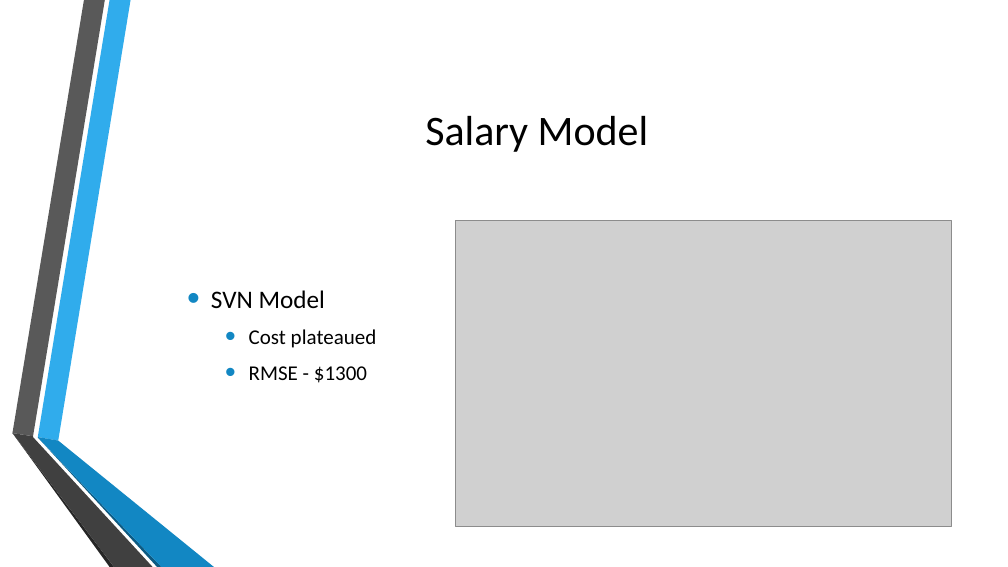
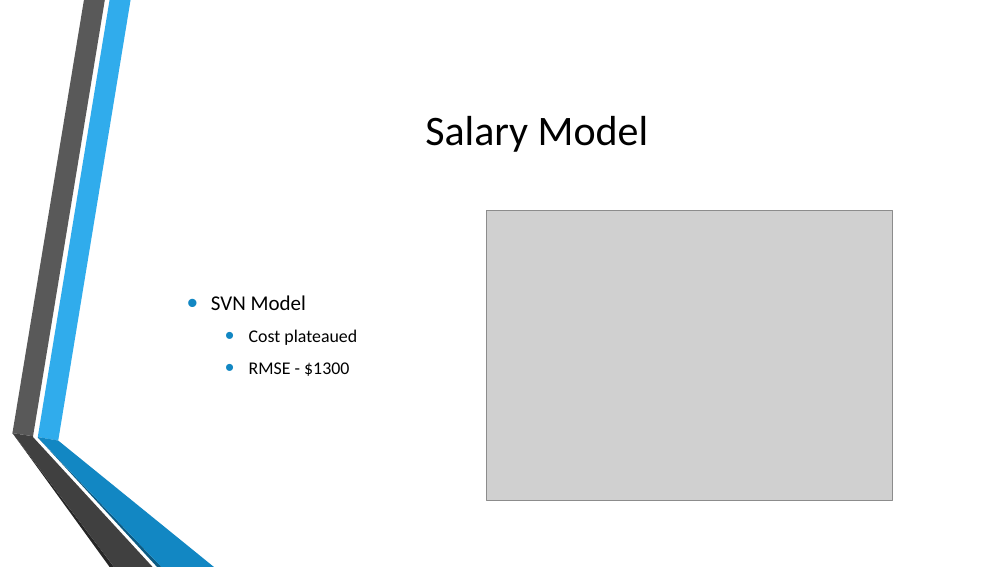
Before and after one commit to jherbaugh/CaseStudy2DDS, a slide deck: slide 14 of DDS Analytics Presentation.pptx (slide 13 before the commit). Drawn at 1008x567 pixels with LibreOffice and Linux fonts; fonts in the diff are those of the drawing; grey boxes stand for pictures. Boxes give left, top, right and bottom in pixels: in the first picture for what was removed or moved away, otherwise in the second. Text is boxed around its words. In the diff, an @@ line names an element or a change of style, - is before the commit and + after.

```diff
--- a/DDS Analytics Presentation.pptx
+++ b/DDS Analytics Presentation.pptx
@@ text "SVN Model" at (211,295,357,376): size 24 to 20 pt in "SVN Model"; size 20 to 17 pt in "Cost plateaued", "RMSE - $1300" @@
@@ picture: place and size @@
-picture at (455,221,951,527)
+picture at (487,210,893,500)
```
Also in this commit, not shown: 11 other slides changed, 3 slides added, 3 slides removed, 2 other files.
